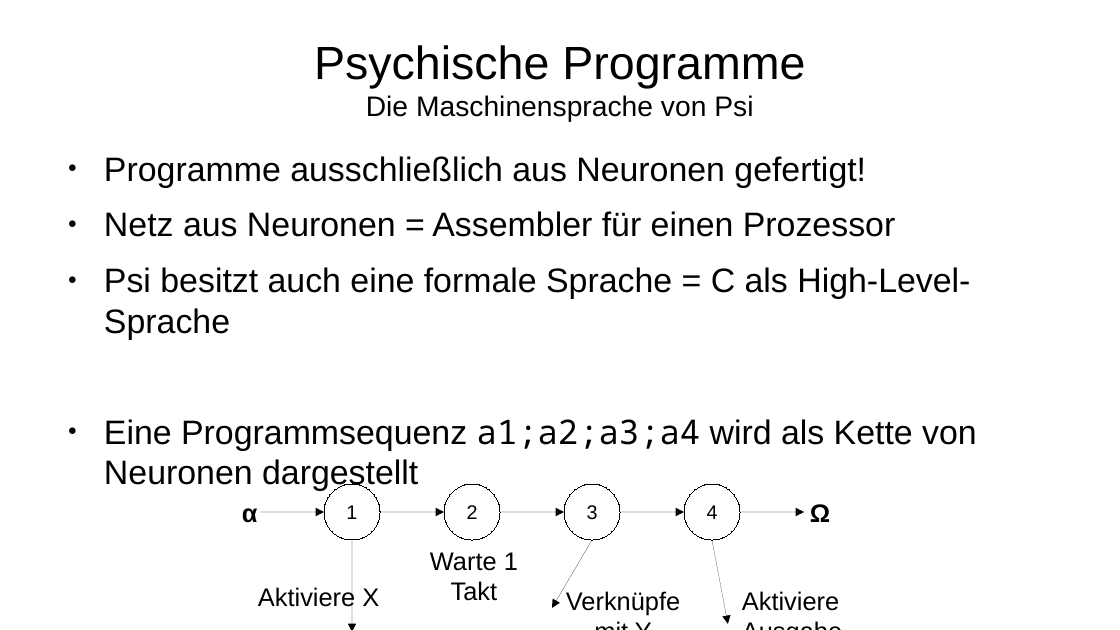
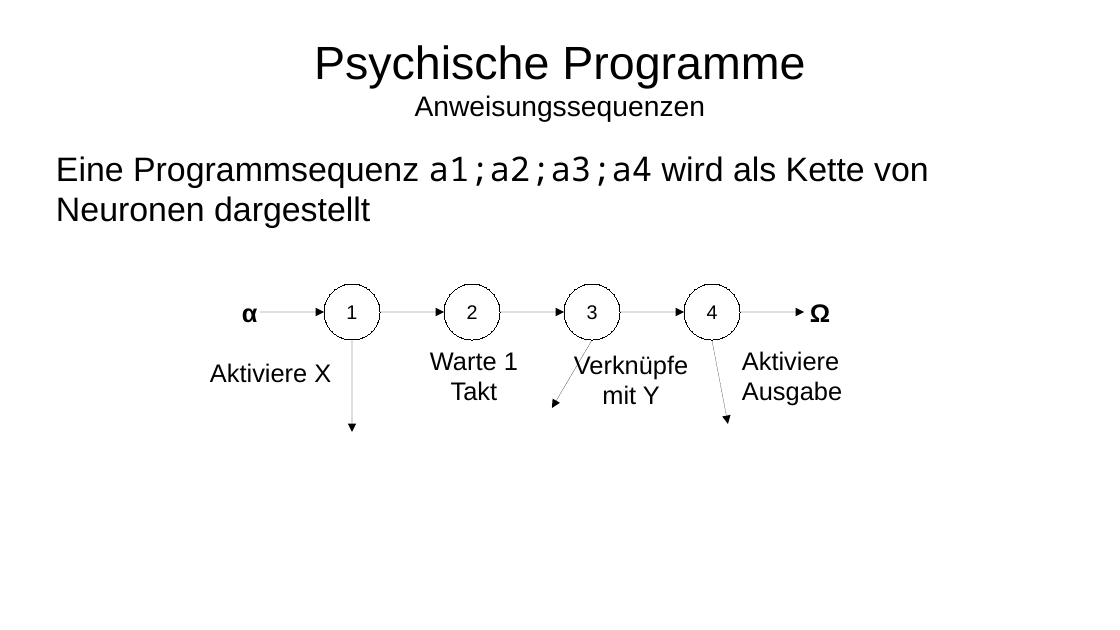
Before and after one commit to Lotes/psi-theorie, a slide deck: slide 25 of presentation.odp (slide 24 before the commit). Drawn at 1120x630 pixels with LibreOffice and Linux fonts; fonts in the diff are those of the drawing. Boxes give left, top, right and bottom in pixels: in the first picture for what was removed or moved away, otherwise in the second. Text is boxed around its words. In the diff, an @@ line names an element or a change of style, - is before the commit and + after.

Commit message:
added last slides

```diff
--- a/presentation.odp
+++ b/presentation.odp
@@ title at (x1=314, y1=45, x2=805, y2=122): text changed; size 20 to 33 pt @@
-Psychische Programme
-Die Maschinensprache von Psi
+Psychische Programme
+Anweisungssequenzen
@@ text "Eine Programmsequenz a1;a2;a3;a4 wird als ..." at (x1=56, y1=156, x2=929, y2=228): bullet ● to none @@
@@ text at (x1=104, y1=156, x2=970, y2=339): paragraphs removed @@
-● Programme ausschließlich aus Neuronen gefertigt!
-● Netz aus Neuronen = Assembler für einen Prozessor
-● Psi besitzt auch eine formale Sprache = C als High-Level-Sprache
@@ text "Aktiviere X" moved from (x1=258, y1=587, x2=379, y2=607) to (x1=210, y1=363, x2=331, y2=383) @@
@@ 8 arrows, 4 ellipses, 3 texts moved together from (x1=242, y1=484, x2=830, y2=630) to (x1=242, y1=285, x2=830, y2=432) @@
@@ text "Verknüpfe mit Y" rewrapped from (x1=566, y1=591, x2=680, y2=615) to (x1=574, y1=353, x2=688, y2=405) @@
@@ text "Aktiviere Ausgabe" rewrapped from (x1=742, y1=591, x2=839, y2=611) to (x1=742, y1=351, x2=842, y2=406) @@
```
Also in this commit, not shown: 5 other slides changed, 6 slides added, 1 slide removed, 1 other file.
